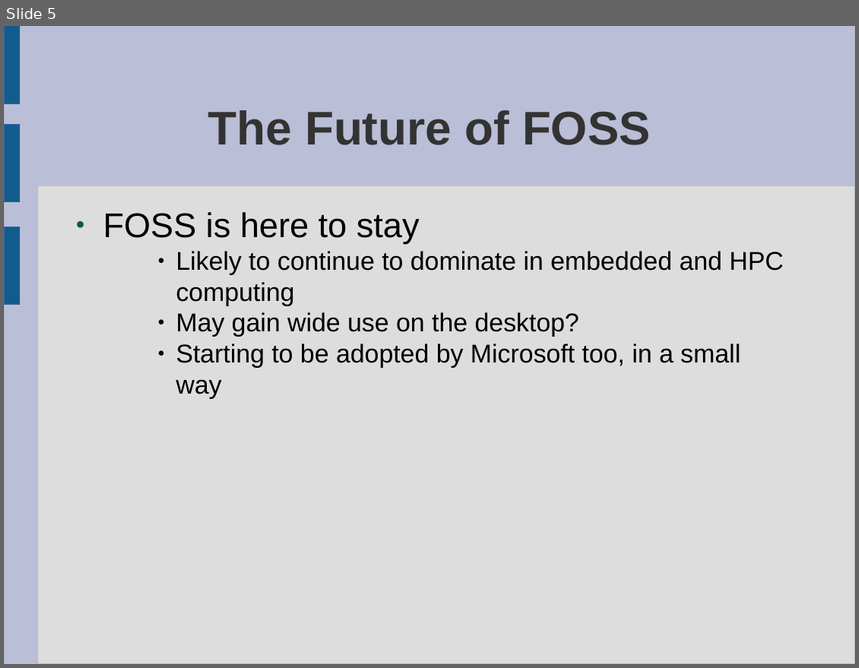
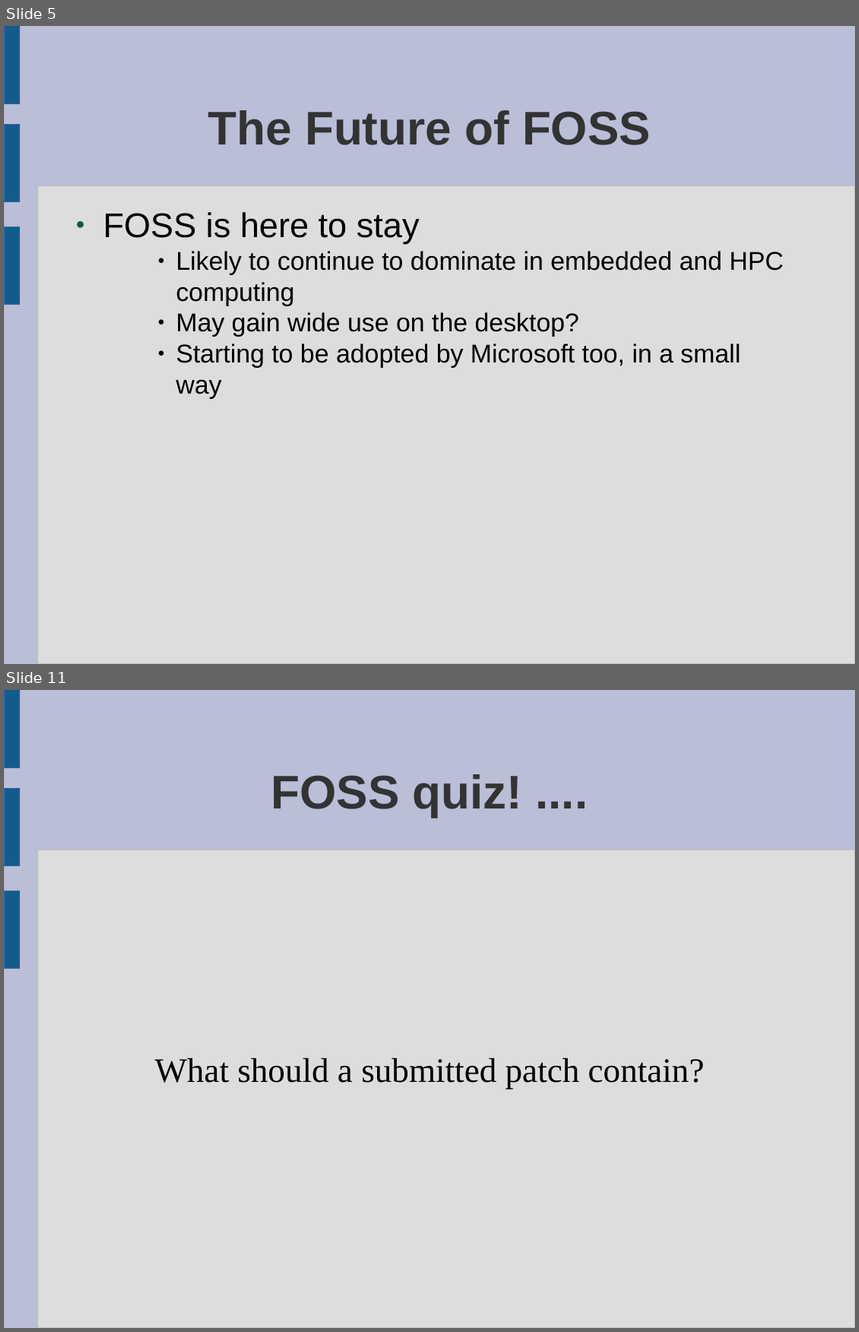
Before and after one commit to laurencesmart/comp8440, a slide deck: lectures/release_early.odp. Shown one above the other, each under a label of ours: slide 5 before the commit, slides 5 and 11 after it; the slides between them are not shown. The pictures are 859x668 and 859x1332 pixels, drawn with LibreOffice and Linux fonts; fonts in the diff are those of the drawing. Boxes give left, top, right and bottom in pixels: in the first picture for what was removed or moved away, otherwise in the second. Text is boxed around its words. In the diff, an @@ line names an element or a change of style, - is before the commit and + after.

Commit message:
added quiz to the last lecture

```diff
--- a/lectures/release_early.odp
+++ b/lectures/release_early.odp
@@ slide 11 added at [4,690,855,1328], background #BABED6; not listed: 4 template elements that a slide beside it also shows @@
@@ title added at [272,774,523,818], 44 pt, text #333333, bold @@
+FOSS quiz! ....
@@ subtitle added at [154,1058,705,1089], 32 pt, text #000000 @@
+What should a submitted patch contain?
```
Also in this commit, not shown: 15 other slides added.
